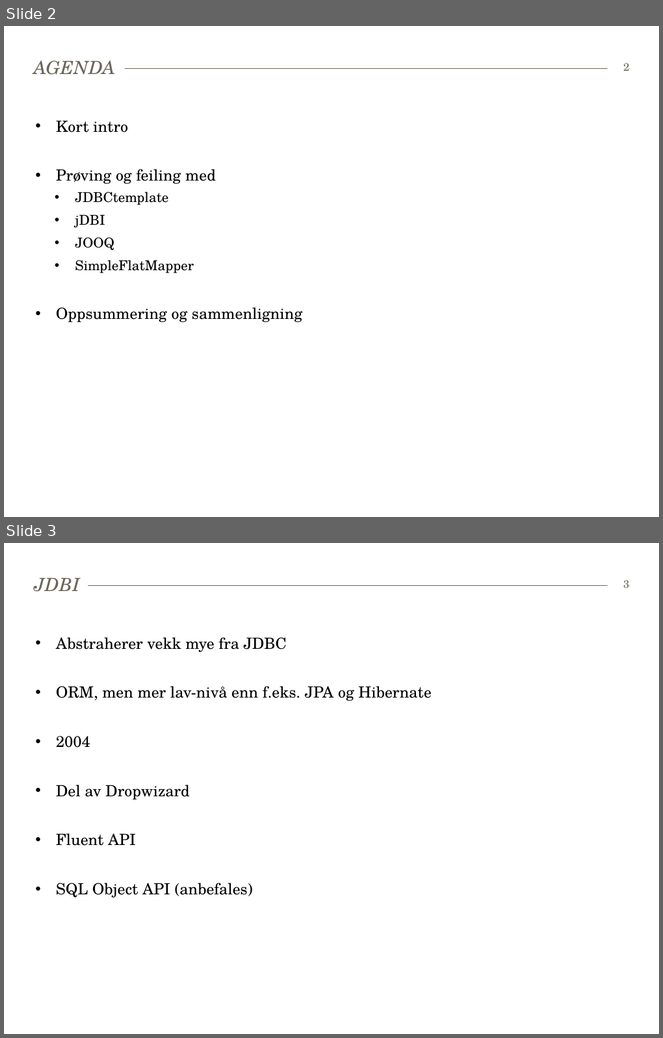
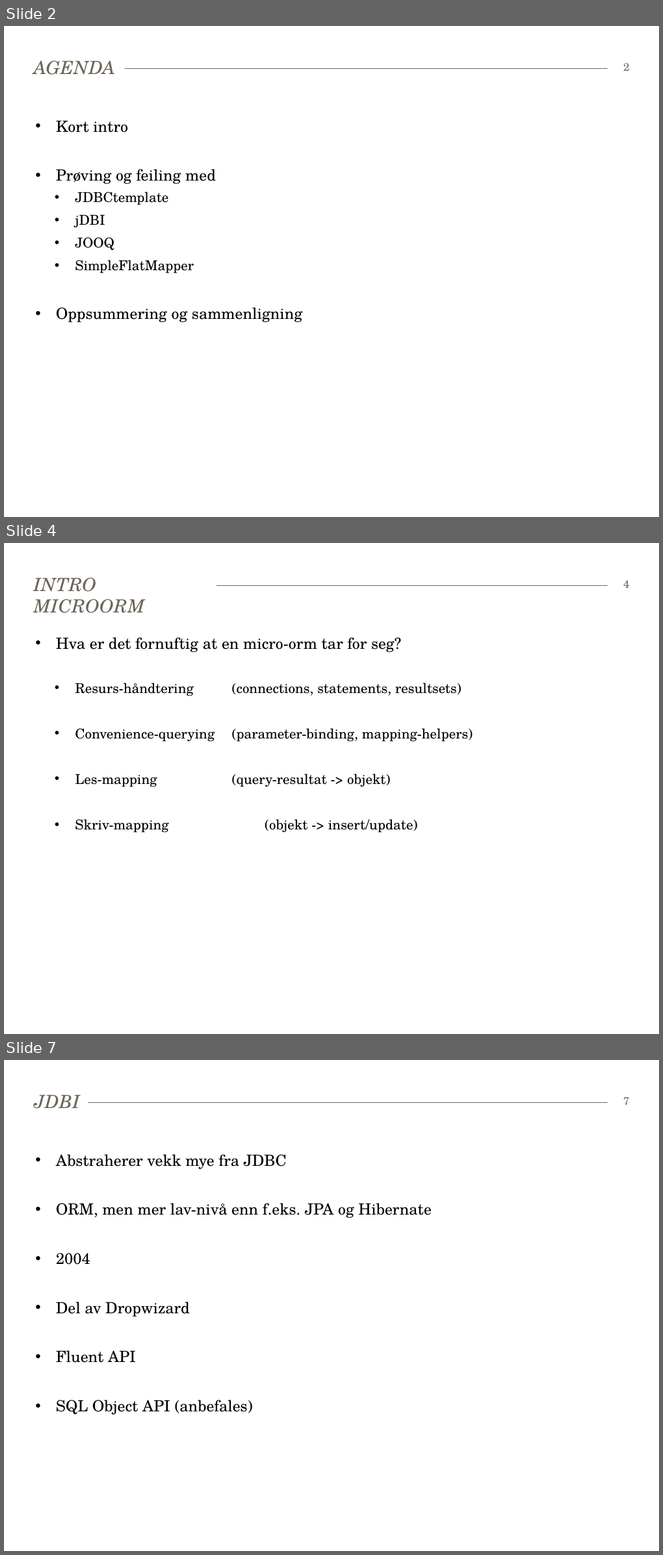
Before and after one commit to Robert-Larsen/java-microorm, a slide deck: Faggruppemøte 170615-microorm.pptx. Shown one above the other, each under a label of ours: slides 2 and 3 before the commit, slides 2, 4 and 7 after it; the slides between them are not shown. The pictures are 663x1038 and 663x1555 pixels, drawn with LibreOffice and Linux fonts; fonts in the diff are those of the drawing. Boxes give left, top, right and bottom in pixels: in the first picture for what was removed or moved away, otherwise in the second. Text is boxed around its words. In the diff, an @@ line names an element or a change of style, - is before the commit and + after.

Commit message:
Added some slides for Intro, JOOQ, SFM and assignments.

```diff
--- a/Faggruppemøte 170615-microorm.pptx
+++ b/Faggruppemøte 170615-microorm.pptx
@@ slide 4 added at (4,543,659,1034), background #FFFFFF; not listed: 1 template element that a slide beside it also shows @@
@@ title added at (34,577,145,613), 20 pt, text #6C6559, italic @@
+INTRO MICROORM
@@ page number added at (623,580,629,588), 12 pt, text #6C6559 @@
+4
@@ text added at (56,637,473,833), 15 pt, text #000000 @@
+• Hva er det fornuftig at en micro-orm tar for seg?
+  • Resurs-håndtering (connections, statements, resultsets)
+  • Convenience-querying (parameter-binding, mapping-helpers)
+  • Les-mapping (query-resultat -> objekt)
+  • Skriv-mapping (objekt -> insert/update)
@@ what was slide 3 is now slide 7 @@
@@ page number at (623,1097,629,1105): text changed @@
-3
+7
```
Also in this commit, not shown: 10 other slides added.
